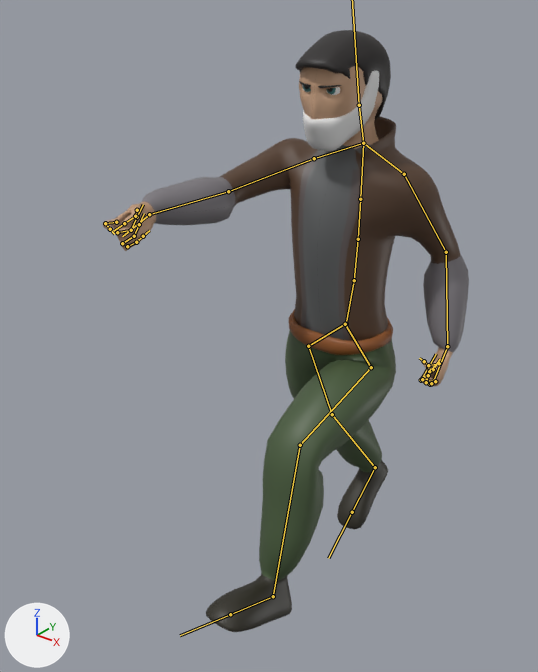
The FBX model assets/guy.fbx as it was, and as the next commit left it.
The view is the same before and after, from a 50 mm camera at (2.76, -4.29, 4.83) aimed at (-0.32, -0.44, 2.43). The axes (+X, +Y, +Z) are drawn at lower left. The lights are the same throughout. Both versions are drawn at frame 13 of the action 'Armature|pistol_run-loop'; the numbers are the values there. The bones that bend it are drawn over the model as lines.

In view in the first picture: 'Belt', 'Body', 'Eye', 'Eyebrow', 'Hair', 'Mask'.
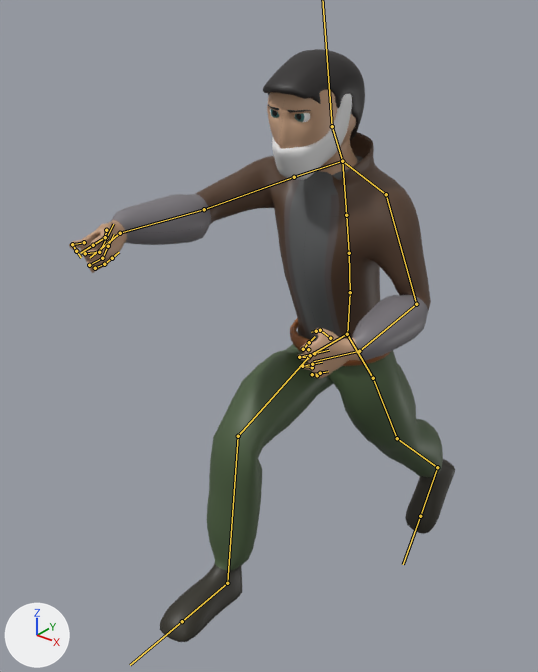
Location of each change, (x1, y1, x2, y2) in pixels of the pictures (538 x 672 px):
'Body', posed
    before: (103, 66, 469, 632)
    after: (69, 90, 455, 642)
'Hair', posed (6% wider)
    before: (295, 30, 391, 120)
    after: (263, 49, 365, 141)
'Mask', posed (6% taller)
    before: (303, 70, 379, 151)
    after: (272, 94, 352, 180)
'Belt', posed
    before: (289, 309, 393, 355)
    after: (290, 318, 391, 366)
'Eye', posed
    before: (302, 85, 341, 95)
    after: (270, 108, 310, 122)
'Eyebrow', posed
    before: (299, 81, 341, 88)
    after: (268, 105, 311, 113)
bone 'Spine0', root to tip
    before: (346, 324) to (354, 280)
    after: (347, 334) to (350, 292)
bone 'Spine1', root to tip
    before: (354, 280) to (358, 239)
    after: (350, 292) to (349, 253)
bone 'UpperArm.l', root to tip
    before: (404, 174) to (446, 252)
    after: (386, 194) to (416, 304)
bone 'LowerArm.l', root to tip
    before: (446, 252) to (447, 346)
    after: (416, 304) to (359, 351)
bone 'Hand.l', root to tip
    before: (447, 346) to (433, 382)
    after: (359, 351) to (313, 361)
bone 'UpperMiddle.l', root to tip
    before: (431, 382) to (421, 380)
    after: (308, 357) to (299, 357)
bone 'LowerMiddle.l', root to tip
    before: (421, 380) to (428, 367)
    after: (299, 357) to (314, 353)
bone 'UpperThumb.l', root to tip
    before: (439, 363) to (428, 365)
    after: (330, 338) to (320, 330)
bone 'LowerThumb.l', root to tip
    before: (428, 365) to (424, 361)
    after: (320, 330) to (316, 331)
bone 'UpperIndex.l', root to tip
    before: (435, 381) to (426, 380)
    after: (308, 349) to (303, 349)
bone 'LowerIndex.l', root to tip
    before: (426, 380) to (433, 369)
    after: (303, 349) to (309, 342)
bone 'UpperRing.l', root to tip
    before: (430, 384) to (422, 379)
    after: (312, 367) to (302, 366)
bone 'UpperPinky.l', root to tip
    before: (431, 383) to (426, 382)
    after: (317, 375) to (312, 374)
bone 'LowerPinky.l', root to tip
    before: (426, 382) to (428, 375)
    after: (312, 374) to (320, 373)
bone 'UpperArm.r', root to tip
    before: (314, 158) to (228, 191)
    after: (294, 177) to (204, 209)
bone 'Hip.l', root to tip
    before: (345, 324) to (371, 367)
    after: (347, 334) to (373, 378)
bone 'UpperLeg.l', root to tip
    before: (371, 367) to (300, 445)
    after: (373, 378) to (397, 438)
bone 'LowerLeg.l', root to tip
    before: (300, 445) to (273, 596)
    after: (397, 438) to (437, 467)
bone 'Foot.l', root to tip
    before: (273, 596) to (230, 614)
    after: (437, 467) to (420, 516)
bone 'Hip.r', root to tip
    before: (345, 324) to (308, 346)
    after: (347, 334) to (310, 355)
bone 'UpperLeg.r', root to tip
    before: (308, 346) to (332, 414)
    after: (310, 355) to (238, 436)
bone 'LowerLeg.r', root to tip
    before: (332, 414) to (375, 467)
    after: (238, 436) to (227, 583)
bone 'Foot.r', root to tip
    before: (375, 467) to (352, 512)
    after: (227, 583) to (182, 621)

What the commit changed:
Bone 'Spine0' (bone_spine0) moves from (0.0, -0.09, -0.04) to (0.05, -0.16, -0.02).
Bone 'Spine0' (bone_spine0) turns from (0, 0, 0) to (14, 0, 0) degrees about its own x, y and z.
Bone 'Spine1' (bone_spine1) turns from (0, 0, 0) to (-2, 0, 0) degrees about its own x, y and z.
Bone 'Head' (bone_head) turns from (7, 0, 0) to (-4, 0, -1) degrees about its own x, y and z.
Bone 'UpperArm.l' (bone_upperarm_l) turns from (-27, 8, -10) to (15, -6, -1) degrees about its own x, y and z.
Bone 'LowerArm.l' (bone_lowerarm_l) turns from (25, -6, 0) to (68, -6, -23) degrees about its own x, y and z.
Bone 'Hand.l' (bone_hand_l) turns from (35, -5, -25) to (-4, 29, -54) degrees about its own x, y and z.
Bone 'UpperMiddle.l' (bone_uppermiddle_l) moves from (0.01, -0.02, 0.0) to (0.0, -0.01, 0.0).
Bone 'UpperMiddle.l' (bone_uppermiddle_l) turns from (49, 12, -65) to (6, -4, -53) degrees about its own x, y and z.
Bone 'LowerMiddle.l' (bone_lowermiddle_l) turns from (39, 32, -80) to (-15, -29, -92) degrees about its own x, y and z.
Bone 'UpperThumb.l' (bone_upperthumb_l) turns from (-17, 33, -67) to (17, 8, -10) degrees about its own x, y and z.
Bone 'LowerThumb.l' (bone_lowerthumb_l) turns from (-18, -13, -85) to (-44, -6, -90) degrees about its own x, y and z.
Bone 'UpperIndex.l' (bone_upperindex_l) moves from (-0.01, -0.02, 0.0) to (0.0, 0.0, 0.0).
Bone 'UpperIndex.l' (bone_upperindex_l) turns from (5, -1, -70) to (-33, -23, -50) degrees about its own x, y and z.
Bone 'LowerIndex.l' (bone_lowerindex_l) turns from (7, 3, -121) to (-20, -34, -45) degrees about its own x, y and z.
Bone 'UpperRing.l' (bone_upperring_l) turns from (-101, 2, 56) to (-43, 5, 27) degrees about its own x, y and z.
Bone 'UpperPinky.l' (bone_upperpinky_l) moves from (0.01, 0.01, 0.0) to (0.0, 0.01, 0.0).
Bone 'UpperPinky.l' (bone_upperpinky_l) turns from (-84, -21, -29) to (-53, 18, 17) degrees about its own x, y and z.
Bone 'LowerPinky.l' (bone_lowerpinky_l) turns from (-95, -11, -17) to (-43, 32, 79) degrees about its own x, y and z.
Bone 'UpperArm.r' (bone_upperarm_r) turns from (82, 15, 21) to (95, 15, 21) degrees about its own x, y and z.
Bone 'Hip.l' (bone_hip_l) moves from (-0.03, 0.06, -0.08) to (0.0, 0.14, -0.09).
Bone 'UpperLeg.l' (bone_upperleg_l) turns from (0, 0, -80) to (0, 0, 28) degrees about its own x, y and z.
Bone 'LowerLeg.l' (bone_lowerleg_l) turns from (-2, -2, 62) to (2, 0, 13) degrees about its own x, y and z.
Bone 'Foot.l' (bone_foot_l) turns from (0, 0, -10) to (0, 0, 12) degrees about its own x, y and z.
Bone 'Hip.r' (bone_hip_r) moves from (0.03, 0.06, -0.08) to (-0.01, 0.07, -0.15).
Bone 'UpperLeg.r' (bone_upperleg_r) turns from (0, 0, -22) to (0, 0, 74) degrees about its own x, y and z.
Bone 'LowerLeg.r' (bone_lowerleg_r) turns from (0, 0, -9) to (-1, 2, -57) degrees about its own x, y and z.
Bone 'Foot.r' (bone_foot_r) turns from (0, 0, -2) to (0, 0, -10) degrees about its own x, y and z.
